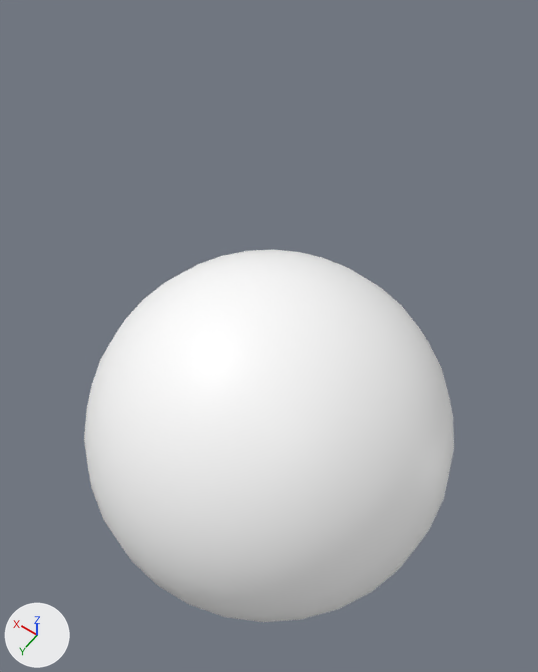
The glTF model models/Gizmos/Sphere/scene.gltf, before and after one commit.
One viewpoint serves both versions: a 50 mm camera at (-1.25, 1.75, 3.6) aimed at (0.05, -0.07, 0.74). Arrows for +X, +Y and +Z are at lower left; the lights stay in place. Vertices at the same position are counted once.
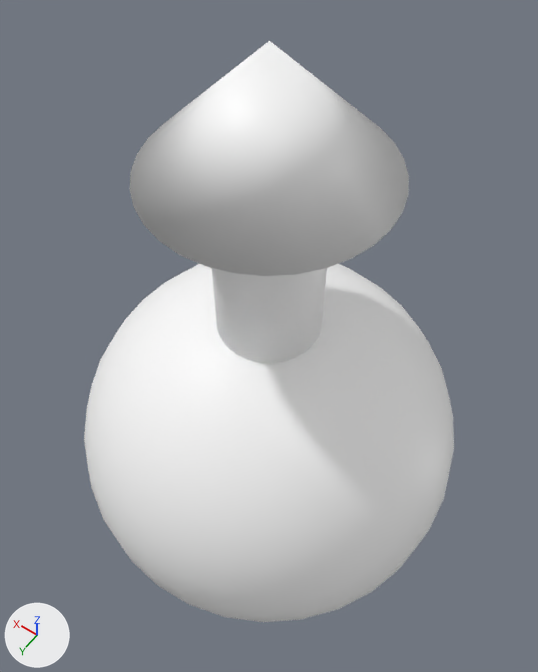
Where the change shows, as pixel boxes (x1, y1, x2, y2) in the pictures (538 x 672 px):
'Sphere.001', reshaped (56% taller)
    before: (84, 250, 454, 622)
    after: (84, 41, 454, 622)
part 1 of me_sphere_001, added
    after: (212, 268, 327, 363)
part 2 of me_sphere_001, added
    after: (129, 41, 409, 276)

What changed in the scene script:
```text
Change me_sphere_001:
    used by ob_sphere_001; location = (0.0, 0.0, 0.0)
    remove me_sphere_001.from_pydata(...)  # 482 vertices, 960 faces; spans x -1.0..1.0, y -1.0..1.0, z -1.0..1.0
    add me_sphere_001.from_pydata(...)  # 579 vertices, 1146 faces; spans x -1.0..1.0, y -1.0..1.0, z -1.0..2.34
    me_sphere_001 part 1: a new loose piece, a 32-sided cylinder along z spanning x -0.24..0.24, y -0.24..0.24, z 0.76..1.85, in mat_material_001 (picture img_diffuse)
    me_sphere_001 part 2: a new loose piece, a 32-sided cone pointing to +z spanning x -0.51..0.51, y -0.51..0.51, z 1.82..2.34, in mat_material_001 (picture img_diffuse)
```
